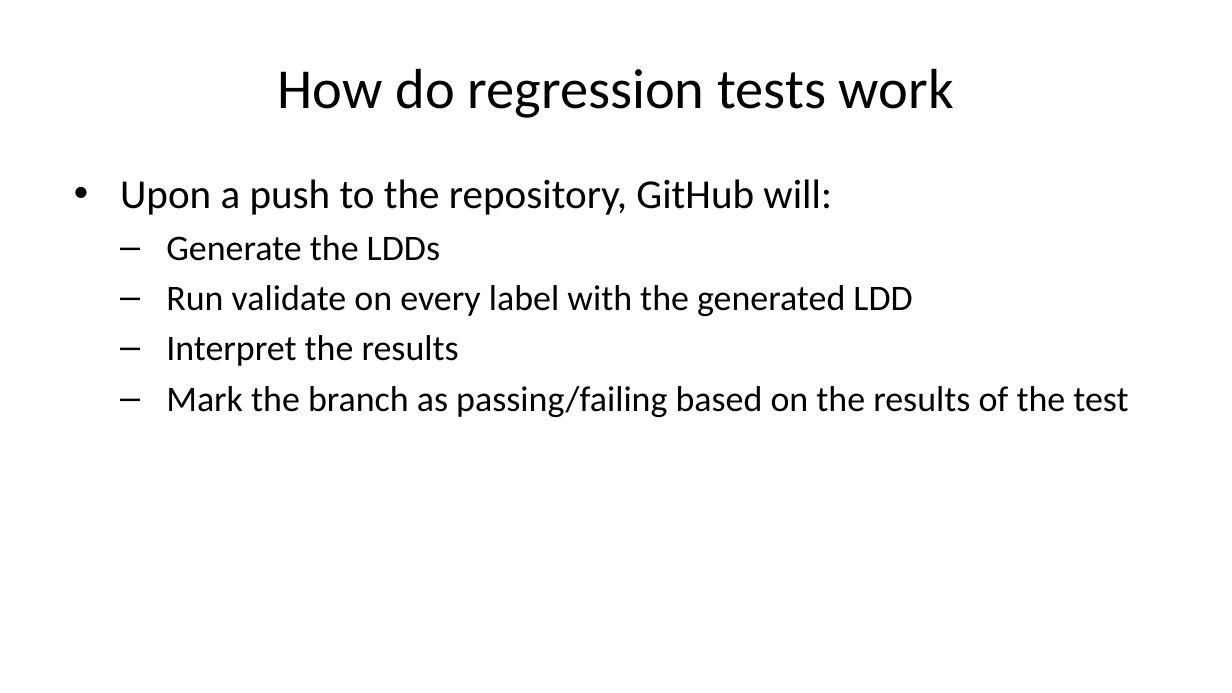
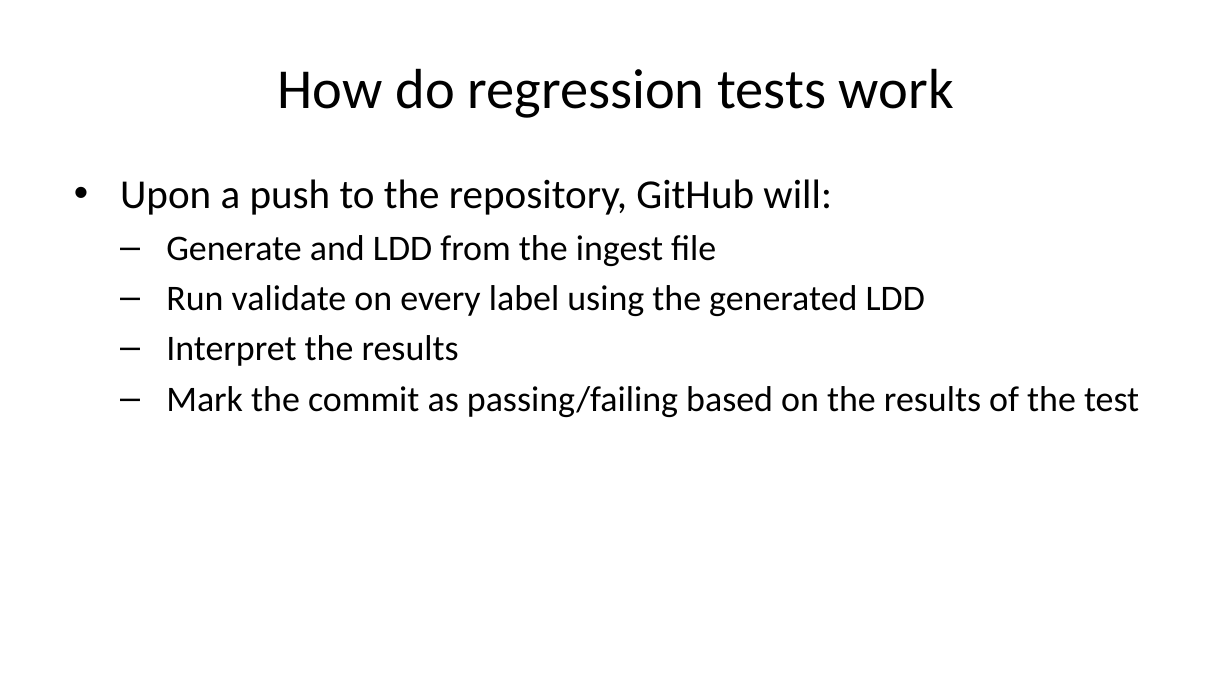
Before and after one commit to sbn-psi/dmsp, a slide deck: slide 4 of LDDTesting/stone-LDDTestingOverview.pptx. Drawn at 1232x693 pixels with LibreOffice and Linux fonts; fonts in the diff are those of the drawing. Boxes give left, top, right and bottom in pixels: in the first picture for what was removed or moved away, otherwise in the second. Text is boxed around its words. In the diff, an @@ line names an element or a change of style, - is before the commit and + after.

Commit message:
Added more descriptions of the display dictionary tests

```diff
--- a/LDDTesting/stone-LDDTestingOverview.pptx
+++ b/LDDTesting/stone-LDDTestingOverview.pptx
@@ text at <box>166,235,925,316</box>: text changed @@
-  – Generate the LDDs
-  – Run validate on every label with the generated LDD
+  – Generate and LDD from the ingest file
+  – Run validate on every label using the generated LDD
@@ text at <box>166,386,1139,417</box>: text changed @@
-  – Mark the branch as passing/failing based on the results of the test
+  – Mark the commit as passing/failing based on the results of the test
```
Also in this commit, not shown: 3 other slides changed, 2 other files.
